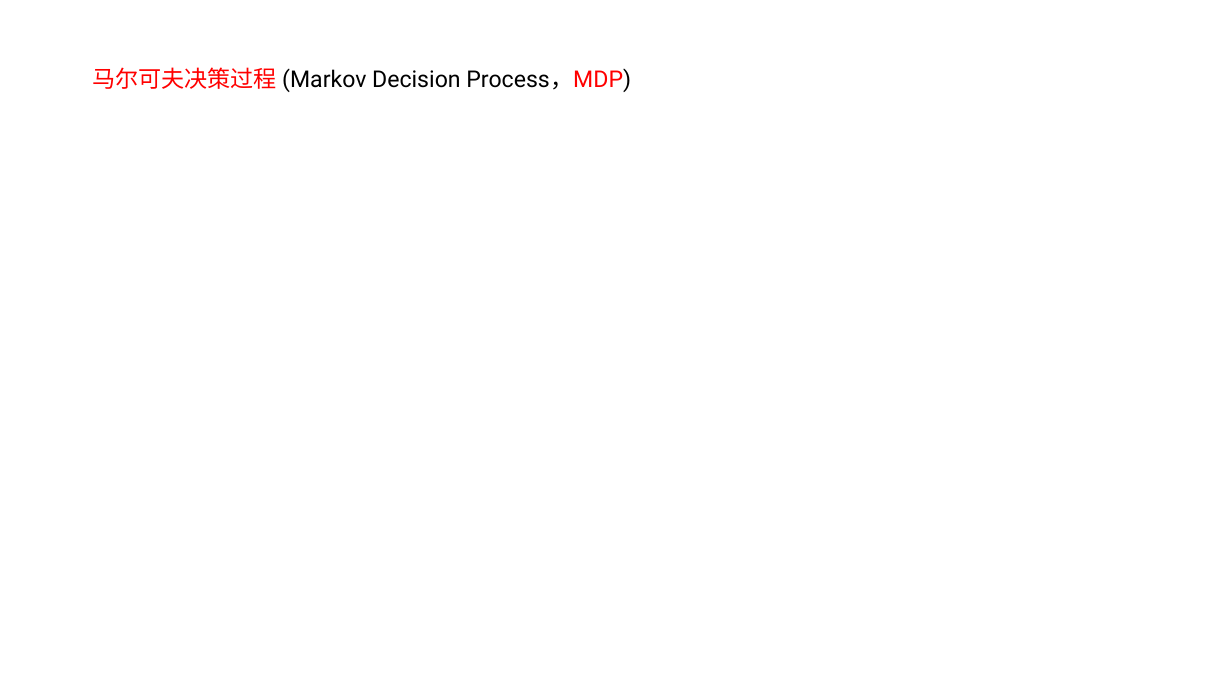
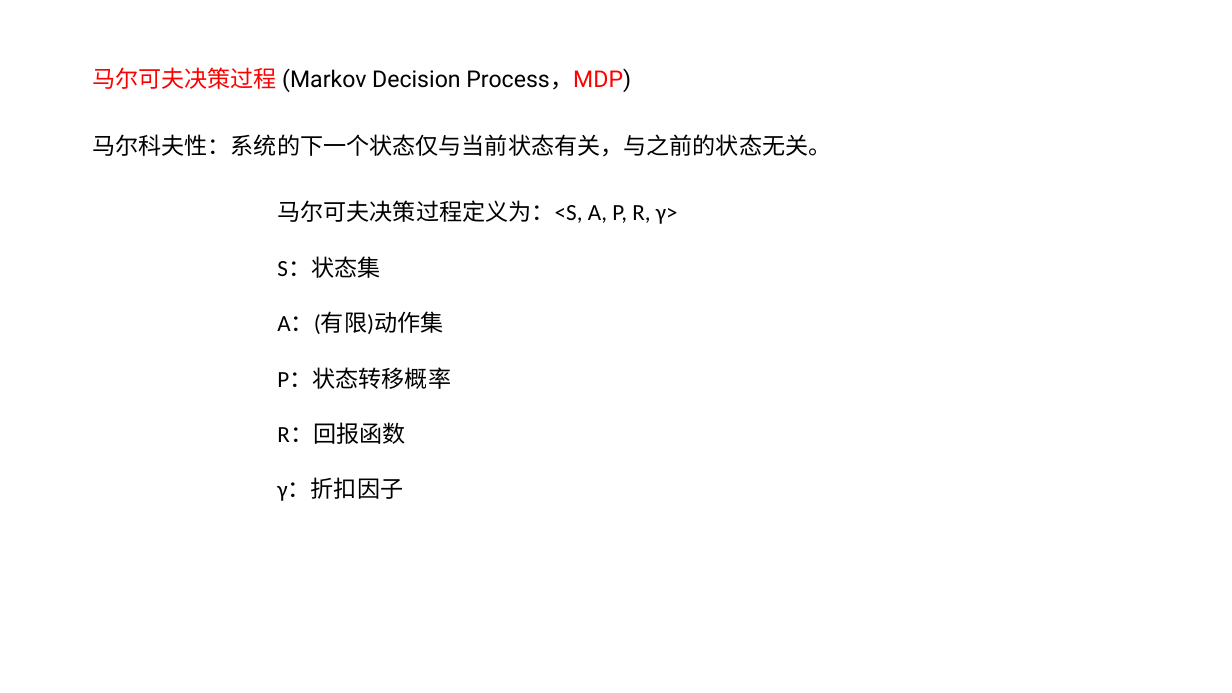
Before and after one commit to PDLwork/PDL_Python, a slide deck: slide 4 of Reinforcement_Learning/周日讨论班.pptx (slide 3 before the commit). Drawn at 1232x693 pixels with LibreOffice and Linux fonts; fonts in the diff are those of the drawing. Boxes give left, top, right and bottom in pixels: in the first picture for what was removed or moved away, otherwise in the second. Text is boxed around its words. In the diff, an @@ line names an element or a change of style, - is before the commit and + after.

```diff
--- a/Reinforcement_Learning/周日讨论班.pptx
+++ b/Reinforcement_Learning/周日讨论班.pptx
@@ text added at (x1=92, y1=134, x2=831, y2=157), 18 pt, text #000000 @@
+马尔科夫性：系统的下一个状态仅与当前状态有关，与之前的状态无关。
@@ text added at (x1=277, y1=200, x2=678, y2=501), 18 pt, text #000000 @@
+马尔可夫决策过程定义为：<S, A, P, R, γ>
+S：状态集
+A：(有限)动作集
+P：状态转移概率
+R：回报函数
+γ：折扣因子
```
Also in this commit, not shown: 1 other slide changed, 2 slides added, 1 other file.
